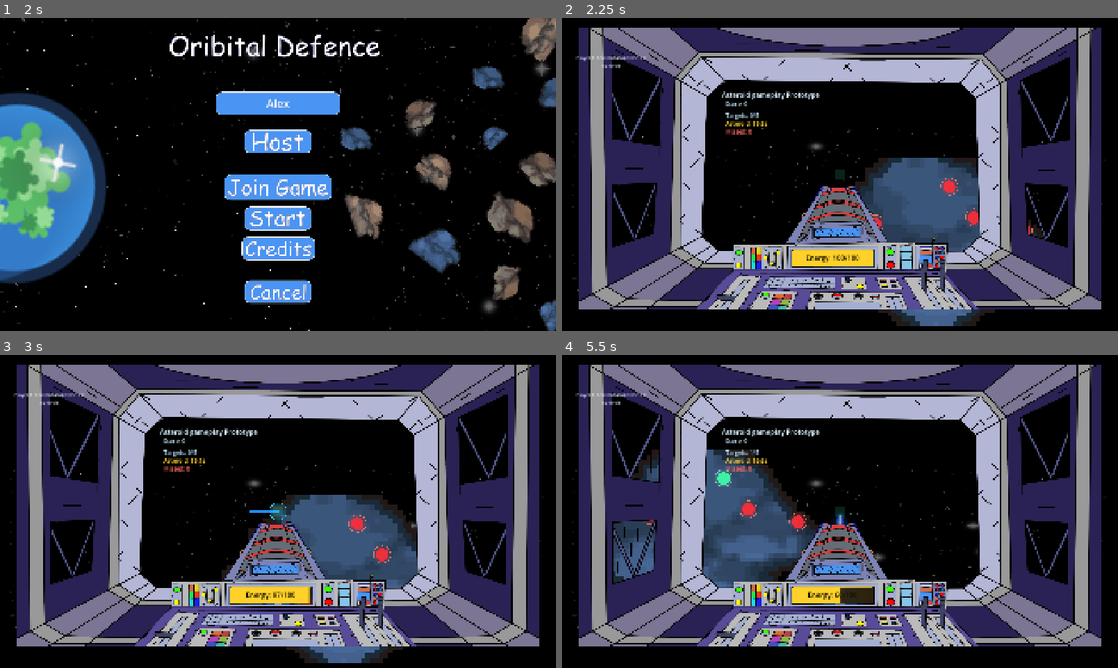
Above: before the commit, frames 1-4 (two rows, left to right).
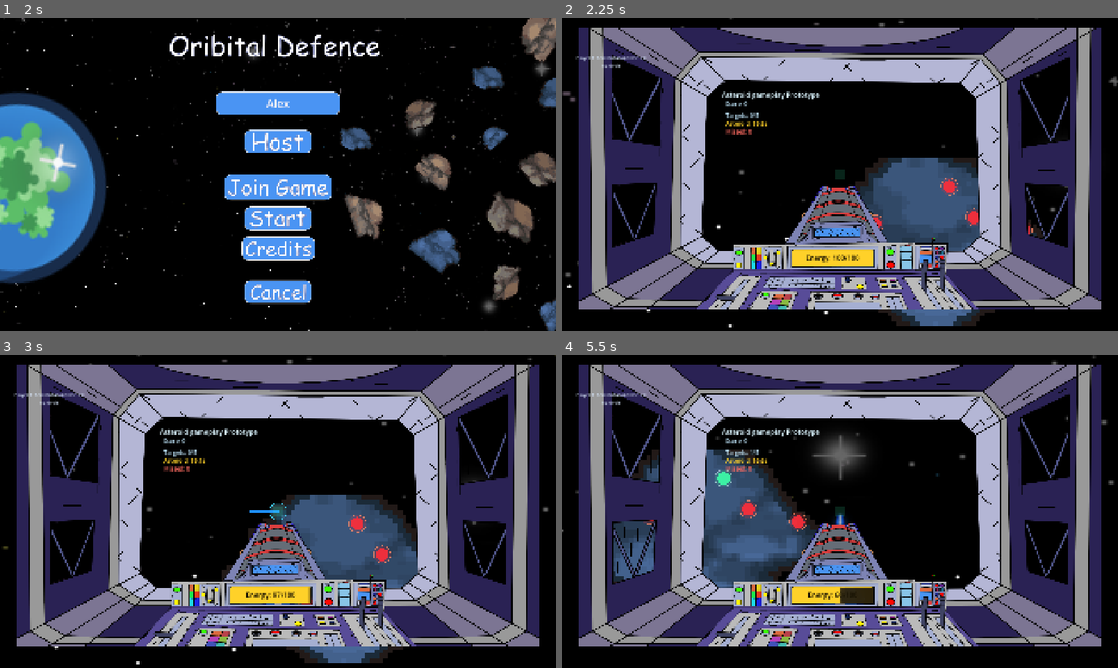
Above: after the commit, the same moments.

Repository: Spudoku/orbital-defense
Game: Godot game, scene res://scenes/control.tscn
Two runs of this game, one before a commit and one after it. Both use one fixed random seed, a clock stepped at 60 frames per second and the inputs below.
Inputs (mouse positions are in pixels of both pictures, inside the frame that each line leads up to):
- Up to frame 1 (2 s): click (278, 102) at 0.52 s; type "Alex" at 0.6 s; click (278, 143) at 1.25 s
- Up to frame 2 (2.25 s): click (840, 218) at 2 s
- Up to frame 3 (3 s): tap Enter at 2.75 s; hold Right (move_right) from 2.78 s (still down); hold Space (fire_laser) from 2.78 s (still down)
- Up to frame 4 (5.5 s): release Right (move_right) at 3.53 s; release Space (fire_laser) at 3.53 s; hold Down (move_down) 3.53-4.28 s; tap Space (fire_laser) at 3.6, 5.1 s; hold Right (move_right) 4.28-5.03 s; hold Space (fire_laser) 4.28-5.03 s; hold Up (move_up) from 5.03 s (still down)

Frame 1 is identical in both runs. In frame 2, 0.3% of the frame differs, in the area x 0-100%, y 0-99%; in frame 3, 0.3%; in frame 4, 1.2%, in the area x 0-100%, y 0-88%.

Commit message:
adjusted background

Diff:
--- a/scenes/keyboard_tracing_prototype.tscn
+++ b/scenes/keyboard_tracing_prototype.tscn
@@ -1,6 +1,7 @@
 [gd_scene format=3 uid="uid://pfo1m1ud0227"]
 
 [ext_resource type="Script" uid="uid://0q8ww4pgy4g6" path="res://scripts/keyboard_tracing_prototype.gd" id="1_shared"]
+[ext_resource type="Texture2D" uid="uid://c5mt24dkail1n" path="res://assets/stars_final.png" id="2_5xpsm"]
 [ext_resource type="PackedScene" uid="uid://tovhl7v6nprq" path="res://scenes/energy_display.tscn" id="3_energy"]
 [ext_resource type="Texture2D" uid="uid://ucvr2q47306v" path="res://assets/Asteroids Assets/MovingBlue/asteroidblue1_flyin_sheet.png" id="4_1xbqd"]
 [ext_resource type="Texture2D" uid="uid://d1pe36wcp1n83" path="res://assets/cockpit_player_1.png" id="4_cockpit1"]
@@ -45,6 +46,12 @@
 
 [node name="Level" type="Node2D" unique_id=1750839187]
 script = ExtResource("1_shared")
+
+[node name="Background" type="Sprite2D" parent="." unique_id=1970710660]
+z_index = -5
+position = Vector2(1505, -158.9375)
+scale = Vector2(3.5024974, 2.7767444)
+texture = ExtResource("2_5xpsm")
 
 [node name="Asteroid" type="Sprite2D" parent="." unique_id=413107605]
 texture_filter = 1
@@ -114,6 +121,7 @@
 text = "Missed: 0"
 
 [node name="EnergyDisplay" parent="HUD" unique_id=1635434377 instance=ExtResource("3_energy")]
+anchors_preset = -1
 anchor_left = 0.414181
 anchor_top = 0.741265
 anchor_right = 0.560391
--- a/scripts/keyboard_tracing_prototype.gd
+++ b/scripts/keyboard_tracing_prototype.gd
@@ -103,6 +103,7 @@
 @onready var _cockpit_frame: TextureRect = $HUD/CockpitFrame
 @onready var clientLabel: Label = $HUD/ClientLabel
 @onready var _pause_menu: PauseMenu = $PauseMenu
+@onready var _background_frame: Sprite2D = $Background
 
 @onready var targets_spawner = $MultiplayerSpawner_targets
 @onready var cursor_spawner = $MultiplayerSpawner_cursor
@@ -118,6 +119,7 @@
 	_apply_asteroid_visual(true)
 	_update_hud()
 	_update_cockpit_frame()
+	_background_frame.texture = STAR_BACKGROUND_TEXTURE
 	cursor_spawner.spawned.connect(connect_cursor)
 
 
@@ -701,8 +703,8 @@
 
 	var screen_size: Vector2 = get_viewport_rect().size
 	var visible_rect: Rect2 = Rect2(_cursor.position - screen_size * 0.5, screen_size)
-	draw_rect(visible_rect, Color.BLACK, true)
-	draw_texture_rect(STAR_BACKGROUND_TEXTURE, visible_rect, false)
+	# draw_rect(visible_rect, Color.BLACK, true)
+	# draw_texture_rect(STAR_BACKGROUND_TEXTURE, visible_rect, false)
 
 
 func _draw_aim_overlay() -> void:
